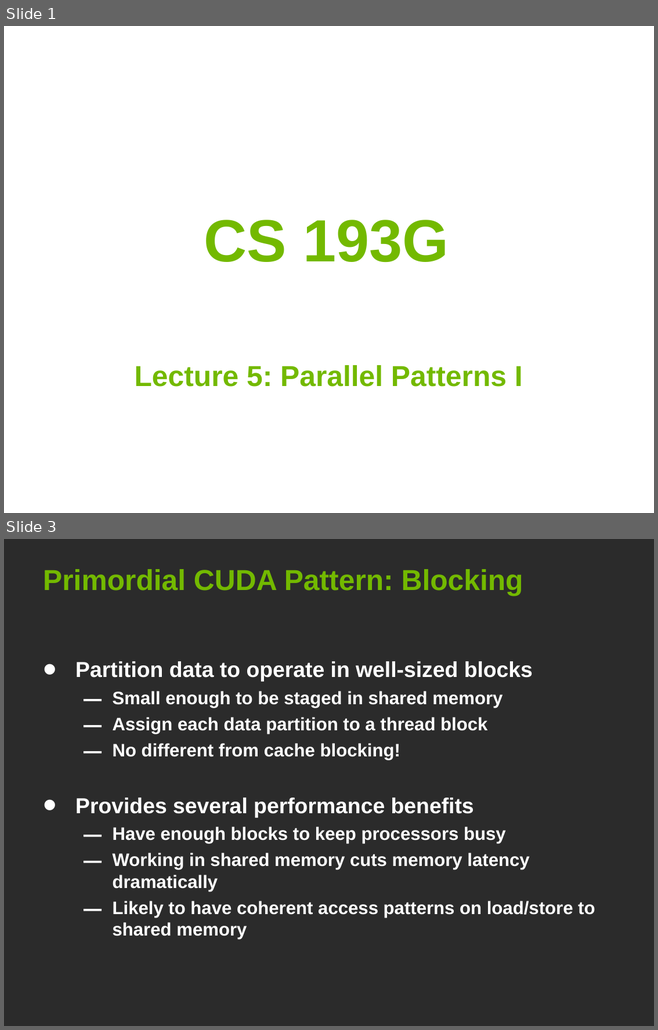
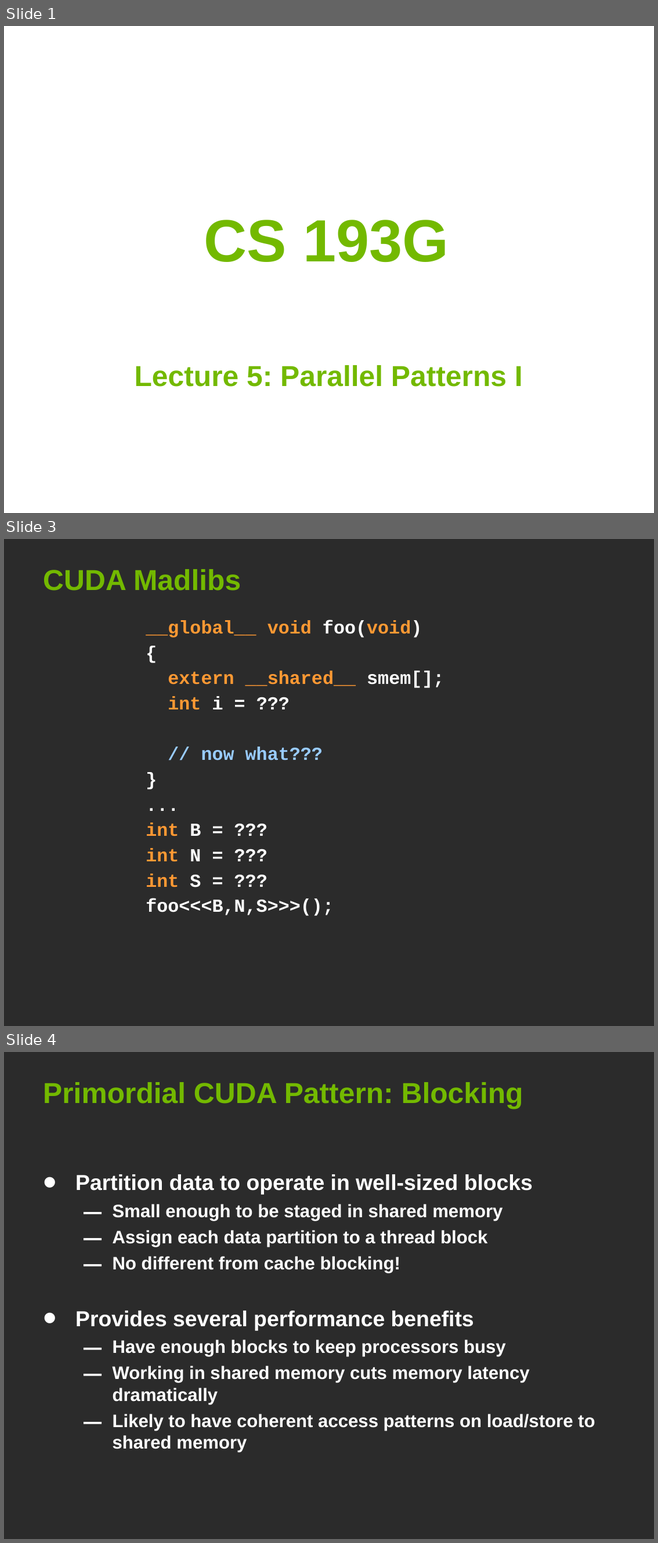
Before and after one commit to jaredhoberock/stanford-cs193g-sp2010, a slide deck: lectures/lecture_6/parallel_patterns_1.ppt. Shown one above the other, each under a label of ours: slides 1 and 3 before the commit, slides 1, 3 and 4 after it; the slides between them are not shown. The pictures are 658x1030 and 658x1543 pixels, drawn with LibreOffice and Linux fonts; fonts in the diff are those of the drawing; background and template pictures are left out; a plain dark background stands for a picture behind light text. Boxes give left, top, right and bottom in pixels: in the first picture for what was removed or moved away, otherwise in the second. Text is boxed around its words. In the diff, an @@ line names an element or a change of style, - is before the commit and + after.

```diff
--- a/lectures/lecture_6/parallel_patterns_1.ppt
+++ b/lectures/lecture_6/parallel_patterns_1.ppt
@@ slide 3 added at (4,539,654,1026), background picture (left out) @@
@@ title added at (43,569,241,591), 32 pt, text #73B900, bold @@
+CUDA Madlibs
@@ text added at (146,620,444,916), 20.4 pt, text #FFFFFF, bold @@
+__global__ void foo(void)
+{
+extern __shared__ smem[];
+int i = ???
+// now what???
+}
+...
+int B = ???
+int N = ???
+int S = ???
+foo<<<B,N,S>>>();
@@ what was slide 3 is now slide 4 @@
```
Also in this commit, not shown: 9 slides changed.
